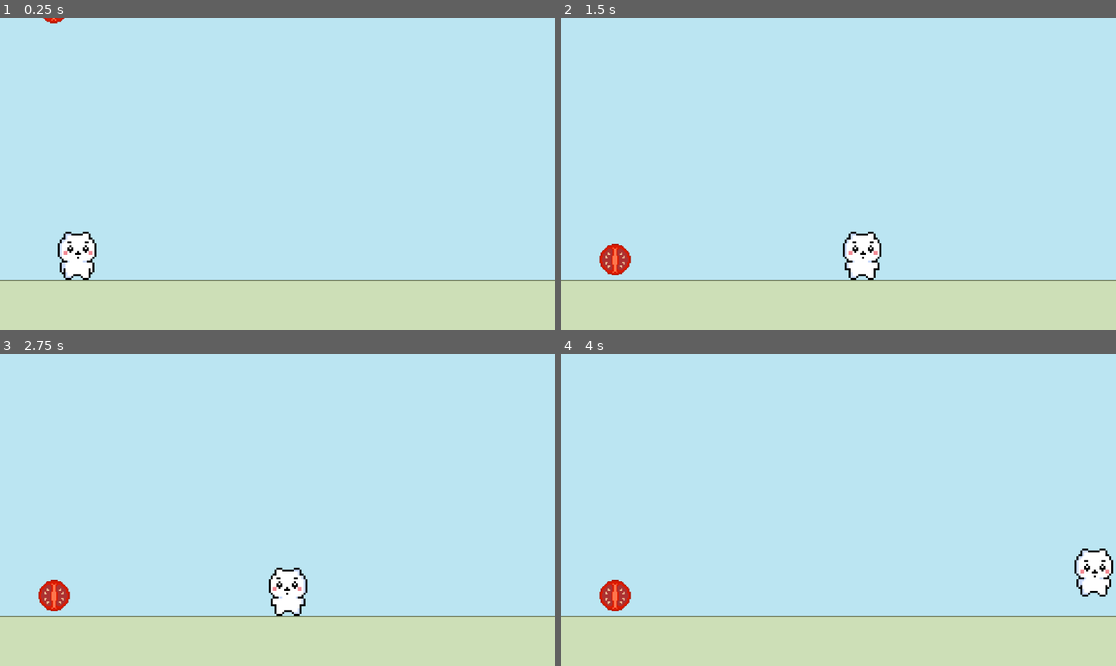
Above: before the commit, frames 1-4 (two rows, left to right).
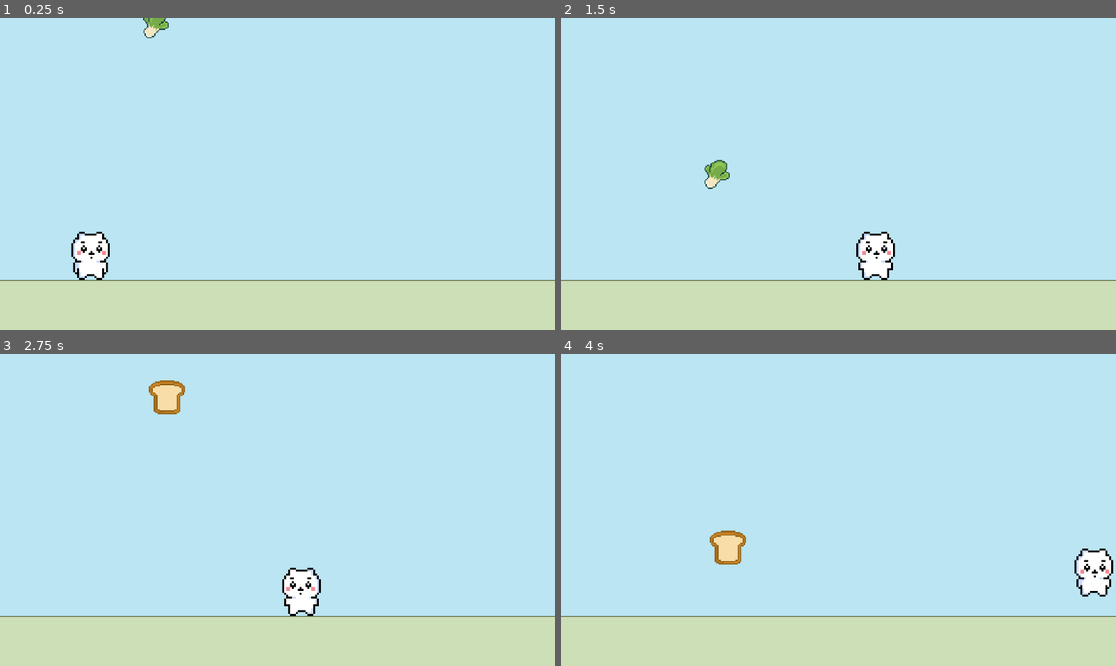
Above: after the commit, the same moments.

Repository: SilentPrincess108/Chiikawa-Platformer
Game: Godot game, scene res://scenes/temp_1.tscn
Same seed, same stepped clock (60 frames per second), same inputs: the game is played once before the commit and once after it. This scene is started directly instead of the project's main scene. Sound files missing from this copy of the repository are replaced by a short silence.
Inputs:
- Up to frame 1 (0.25 s): no input
- Up to frame 2 (1.5 s): tap Enter at 0.5 s; hold D (Right) from 0.53 s (still down); tap Alt at 0.6 s; tap Space (Jump) at 0.77 s; tap Shift at 1.35 s
- Up to frame 3 (2.75 s): tap Space (Jump) at 1.52 s; release D (Right) at 2.03 s; hold A (Left) from 2.03 s (still down); tap Alt at 2.1 s
- Up to frame 4 (4 s): release A (Left) at 2.78 s; hold D (Right) from 2.78 s (still down); tap Shift at 2.85 s; tap Space (Jump) at 3.02, 3.77 s; tap Alt at 3.6 s

The runs differ from the first frame. In frame 1, 1.2% of the frame differs, in the area x 7-31%, y 0-84%; in frame 2, 1.7%; in frame 3, 2.0%, in the area x 6-58%, y 8-84%; in frame 4, 1.0%.

Commit message:
created falling sandwich ingredients

Diff:
--- a/scenes/ingredient.tscn
+++ b/scenes/ingredient.tscn
@@ -1,18 +1,21 @@
-[gd_scene load_steps=3 format=3 uid="uid://d2upjd6058dmd"]
+[gd_scene load_steps=4 format=3 uid="uid://d2upjd6058dmd"]
 
 [ext_resource type="Script" uid="uid://b30653e5ewblp" path="res://scripts/ingredient.gd" id="1_rcex7"]
+[ext_resource type="Texture2D" uid="uid://c2h5jhkadb3ym" path="res://assets/sprites/bread.png" id="2_ssx0k"]
 
 [sub_resource type="CircleShape2D" id="CircleShape2D_rcex7"]
-radius = 17.0
+radius = 17.029387
 
-[node name="RigidBody2D" type="RigidBody2D"]
-collision_layer = 4
-collision_mask = 7
+[node name="ingredient" type="Node2D"]
 script = ExtResource("1_rcex7")
 
 [node name="Sprite2D" type="Sprite2D" parent="."]
 scale = Vector2(2.5, 2.5)
+texture = ExtResource("2_ssx0k")
 
-[node name="CollisionShape2D" type="CollisionShape2D" parent="."]
+[node name="Area2D" type="Area2D" parent="."]
+collision_layer = 5
+
+[node name="CollisionShape2D" type="CollisionShape2D" parent="Area2D"]
 scale = Vector2(2.5, 2.5)
 shape = SubResource("CircleShape2D_rcex7")
--- a/scenes/temp_1.tscn
+++ b/scenes/temp_1.tscn
@@ -36,7 +36,7 @@
 layer_1/tile_data = PackedInt32Array(1179647, 0, 0, 1114112, 0, 0, 1114113, 0, 0, 1114114, 0, 0, 1114115, 0, 0, 1114116 …(2653 unchanged characters)…
 
 [node name="Player" parent="." instance=ExtResource("2_7e82i")]
-position = Vector2(160, 498)
+position = Vector2(188, 494)
 scale = Vector2(2, 2)
 
 [node name="boundry" parent="." instance=ExtResource("3_hcr8q")]
@@ -48,7 +48,6 @@
 rotation = -1.5707964
 
 [node name="item_boundry" parent="." instance=ExtResource("6_f7str")]
-position = Vector2(576, 536)
-collision_mask = 4
+position = Vector2(576, 558)
 
-[connection signal="body_entered" from="item_boundry" to="item_boundry" method="_on_body_entered"]
+[connection signal="on_ground" from="item_boundry" to="." method="_on_item_boundry_on_ground"]
--- a/scripts/ingredient.gd
+++ b/scripts/ingredient.gd
@@ -8,13 +8,15 @@
 
 func _ready() -> void:
 	genRandTexture()
+	position.y = -50
 
+func reload():
+	genRandTexture()
 
 func genRandTexture():
 	textNum = randi_range(0, textures.size() - 1)
 	texture = load("res://assets/sprites/" + textures[textNum] + ".png")
 	sprite.texture = texture
 
-
 func _on_item_boundry_on_ground() -> void:
 	queue_free()
--- a/scripts/item_boundry.gd
+++ b/scripts/item_boundry.gd
@@ -1,7 +1,6 @@
 extends Area2D
 signal on_ground
 
-func _on_body_entered(body: Node2D) -> void:
-	if body.name == "ingredient":
-		print("ingredient entered")
-		on_ground.emit()
+func _on_area_entered(_area: Area2D) -> void:
+	print("ingredient entered")
+	on_ground.emit()
--- a/scripts/temp_1.gd
+++ b/scripts/temp_1.gd
@@ -1,15 +1,27 @@
 extends Node2D
 
-@onready var ingredient: Node2D = $ingredient
+@onready var ingredient: Node2D = $ingredients
 
 var pos: int = 0
 var ingredients = preload("res://scenes/ingredient.tscn")
+var item = ingredients.instantiate()
 
 func _ready():
-	setPos()
-	var instance = ingredients.instantiate()
-	add_child(instance)
-	instance.position = Vector2(pos, -50)
+	getPos()
+	add_child(item)
 
-func setPos():
+func _physics_process(delta: float) -> void:
+	#add if statement to check if ingredient is removed or falling
+	item.position.x = pos #add to separate function
+	item.position.y += 250 * delta
+
+func getPos():
 	pos = randi_range(100, 900)
+
+func resetItem(item):
+	item.reload()
+	getPos()
+	item.position.y = -50
+
+func _on_item_boundry_on_ground() -> void:
+	resetItem(item)
